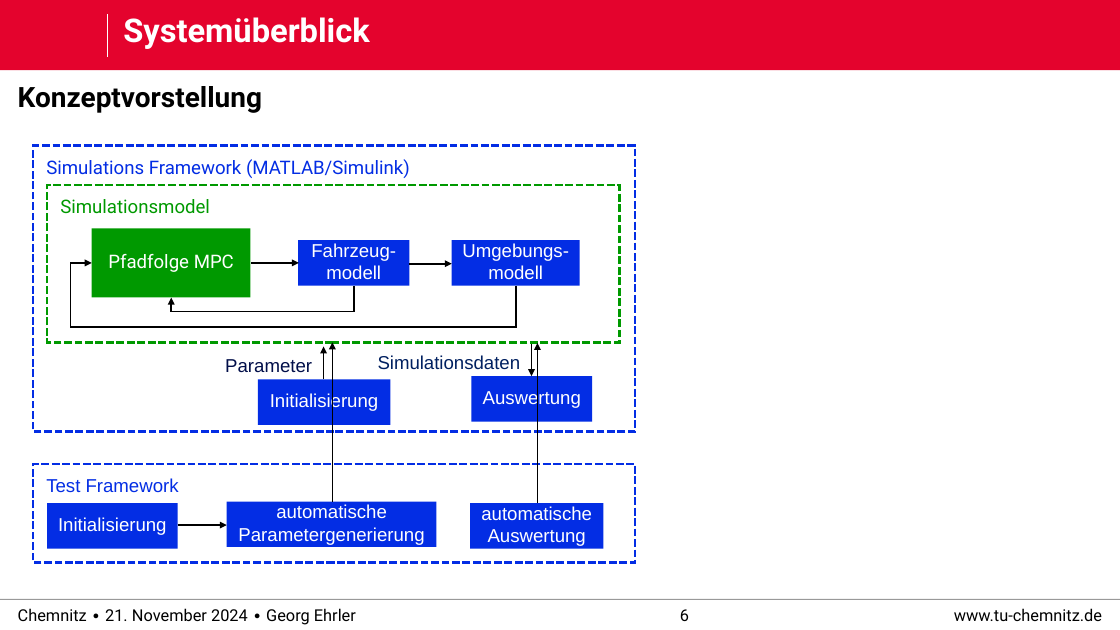
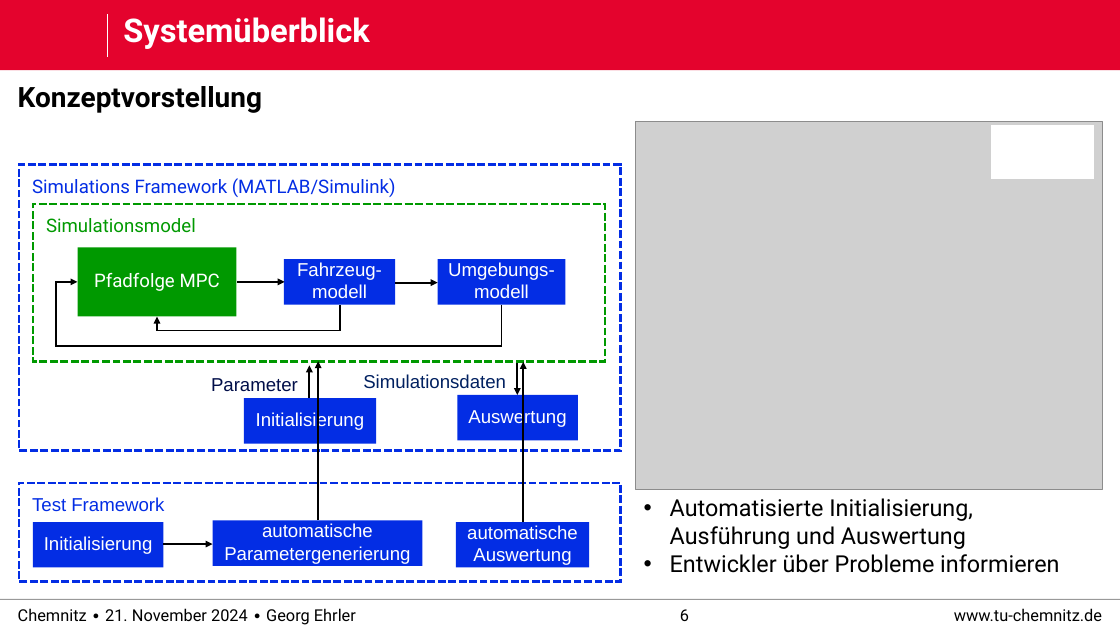
Before and after one commit to derEhrler/ACSDthesis_edited, a slide deck: slide 6 of defense/praktikum_defense.pptx. Drawn at 1120x630 pixels with LibreOffice and Linux fonts; fonts in the diff are those of the drawing; grey boxes stand for pictures; background and template pictures are left out. Boxes give left, top, right and bottom in pixels: in the first picture for what was removed or moved away, otherwise in the second. Text is boxed around its words. In the diff, an @@ line names an element or a change of style, - is before the commit and + after.

```diff
--- a/defense/praktikum_defense.pptx
+++ b/defense/praktikum_defense.pptx
@@ picture added at [635, 121, 1102, 489] @@
@@ rectangle added at [991, 126, 1093, 178], fill #FFFFFF, outline #FFFFFF 1 pt @@
@@ 11 rectangles, 7 arrows, 2 texts, 2 elbow arrows: place and size @@
-11 rectangles, 7 arrows, 2 texts, 2 elbow arrows at [33, 146, 635, 562]
+11 rectangles, 7 arrows, 2 texts, 2 elbow arrows at [19, 165, 622, 581]
@@ text added at [670, 498, 1059, 573], 20 pt, text #000000 @@
+• Automatisierte Initialisierung, Ausführung und Auswertung
+• Entwickler über Probleme informieren
```
Also in this commit, not shown: 12 other slides changed, 5 slides added, 5 slides removed, 7 other files.
